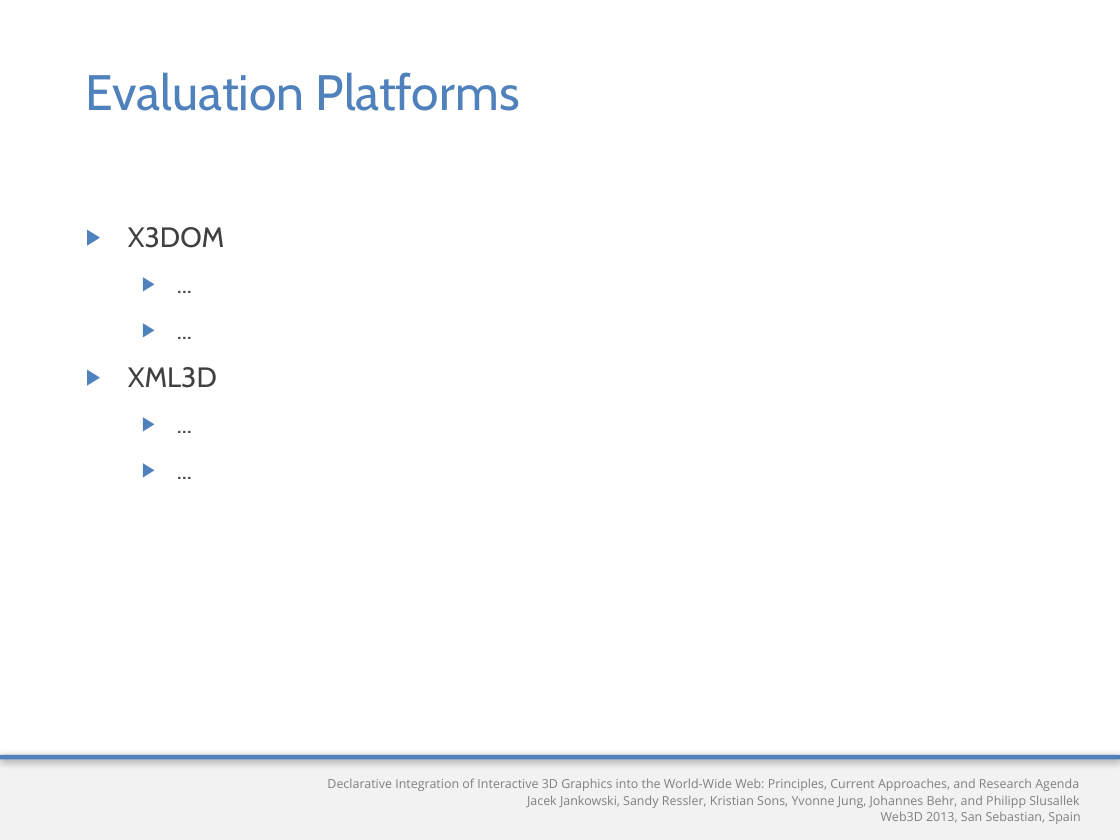
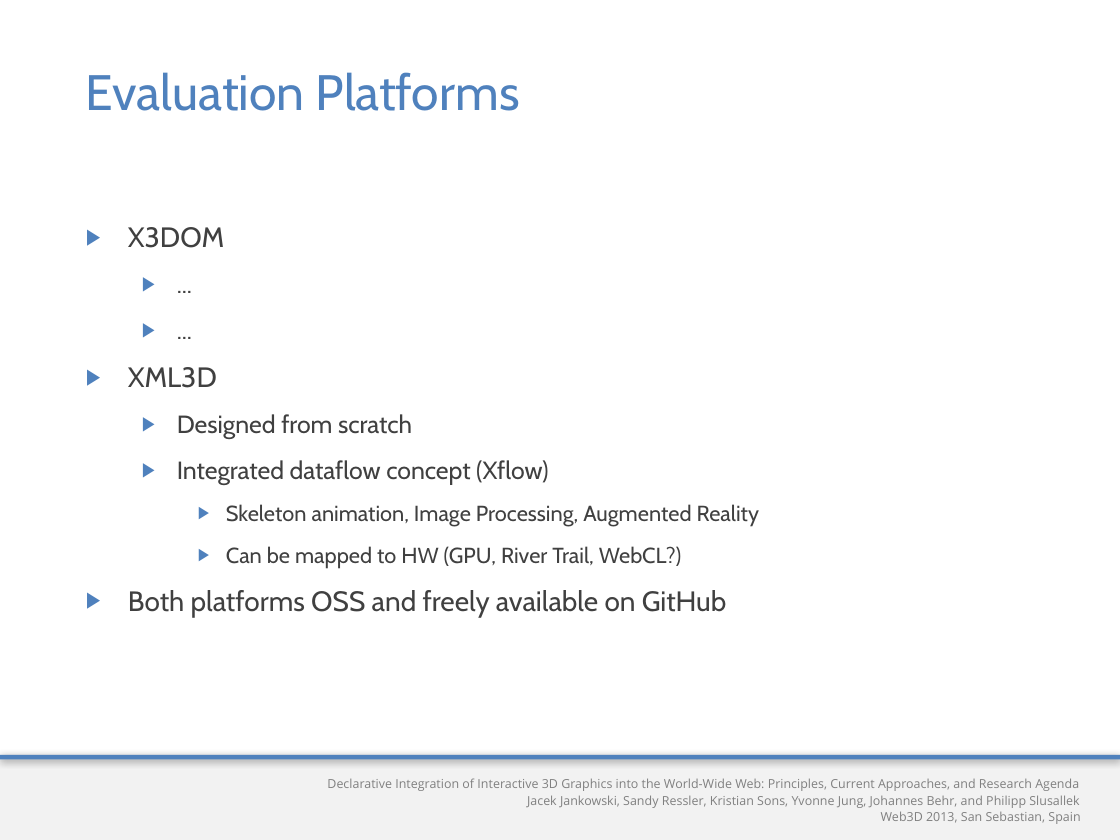
Before and after one commit to yjung/dec3d-docs, a slide deck: slide 7 of Web3D2013-Dec3D/Web3D2013Presentation.pptx. Drawn at 1120x840 pixels with LibreOffice and Linux fonts; fonts in the diff are those of the drawing; background and template pictures are left out. Boxes give left, top, right and bottom in pixels: in the first picture for what was removed or moved away, otherwise in the second. Text is boxed around its words. In the diff, an @@ line names an element or a change of style, - is before the commit and + after.

```diff
--- a/Web3D2013-Dec3D/Web3D2013Presentation.pptx
+++ b/Web3D2013-Dec3D/Web3D2013Presentation.pptx
@@ text at [128, 414, 759, 617]: text changed; size 16 to 14 pt @@
-  ▶ ...
-  ▶ ...
+  ▶ Designed from scratch
+  ▶ Integrated dataflow concept (Xflow)
+    ▶ Skeleton animation, Image Processing, Augmented Reality
+    ▶ Can be mapped to HW (GPU, River Trail, WebCL?)
+▶ Both platforms OSS and freely available on GitHub
```
Also in this commit, not shown: 1 other slide changed.
